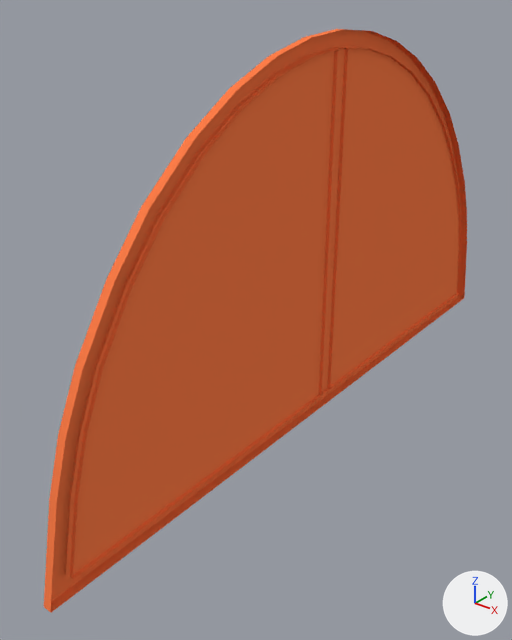
Renders of the Blender file Props/Windows_semicircle/Windows_semicircle.blend from each side of a commit.
Before and after are seen from a 50 mm camera at (1.18, -1.84, 0.87) aimed at (-0.11, -0.24, -0.13). The axes (+X, +Y, +Z) are drawn at lower right. The lights are the same throughout.

Before the edit, the objects in view are built like this:
```python
me_windows_semicircle = bpy.data.meshes.new('Windows_semicircle')
me_windows_semicircle.from_pydata(...)  # 116 vertices, 79 faces; spans x -0.01..0.02, y -1.19..1.19, z -0.51..0.73
me_windows_semicircle.polygons.foreach_set('use_smooth', [True] * 79)
me_windows_semicircle.materials.append(mat_orange)  # orange #ff7e49
ob_window_semicircle_01 = bpy.data.objects.new('Window_semicircle_01', me_windows_semicircle)
ob_window_semicircle_01.location = (0.0, 0.0, 0.0)
_m = ob_window_semicircle_01.modifiers.new('Bevel', 'BEVEL')
_m.width = 0.0034
_m.width_pct = 0.0034
_m.segments = 2
_m.loop_slide = False
_m.spread = 0.0
```
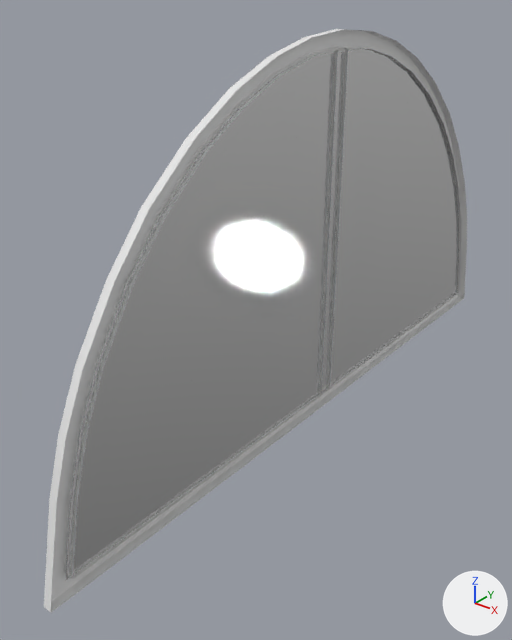
What differs and where, as boxes [x1, y1, x2, y2] in the pictures (512 x 640 px):
```json
{"part": 1, "of": "me_windows_semicircle", "change": "recoloured", "before": [44, 29, 467, 612], "after": [44, 29, 467, 612]}
{"part": 2, "of": "me_windows_semicircle", "change": "recoloured", "before": [66, 49, 459, 580], "after": [66, 49, 459, 580]}
```

The change, as JSON lines over the scene's bpy script:
```json
{"op": "add", "block": "mat_material_test", "code": ["mat_material_test = principled_material('Material_test')", "mat_material_test.base_color = (0.8, 0.8, 0.8)  # white #e7e7e7", "mat_material_test.specular_ior_level = 0.25"]}
{"op": "add", "block": "mat_glass", "code": ["mat_glass = bpy.data.materials.new('Glass')", "mat_glass.use_nodes = True; mat_glass.node_tree.nodes.clear()", "_N = mat_glass.node_tree.nodes; _L = mat_glass.node_tree.links", "n0 = _N.new('ShaderNodeOutputMaterial'); n0.name = 'Material Output'", "n1 = _N.new('ShaderNodeBsdfGlass'); n1.name = 'Glass BSDF'", "n1.distribution = 'BECKMANN'", "n1.inputs[1].default_value = 0.1  # 'Roughness'", "n1.inputs[2].default_value = 1.45  # 'IOR'", "_L.new(n1.outputs[0], n0.inputs[0])  # 'BSDF' to 'Surface'"]}
{"block": "me_windows_semicircle", "where": "me_windows_semicircle.from_pydata(...)  # 116 vertices, 79 faces; spans x -0.01..0.02, y -1.19..1.19, z -0.51..0.73"}
{"block": "me_windows_semicircle", "where": "# used by ob_window_semicircle_01; location = (0.0, 0.0, 0.0)"}
{"block": "me_windows_semicircle", "change": "me_windows_semicircle part 1: 70 of the faces centred in x -0.01..0.01, y -1.16..1.16, z -0.51..0.72 switch from mat_orange (orange #ff7e49) to mat_material_test (white #e7e7e7)"}
{"block": "me_windows_semicircle", "change": "me_windows_semicircle part 2: all 9 faces centred in x 0.01, y 0.0, z -0.35..0.65 switch from mat_orange (orange #ff7e49) to mat_glass"}
```
